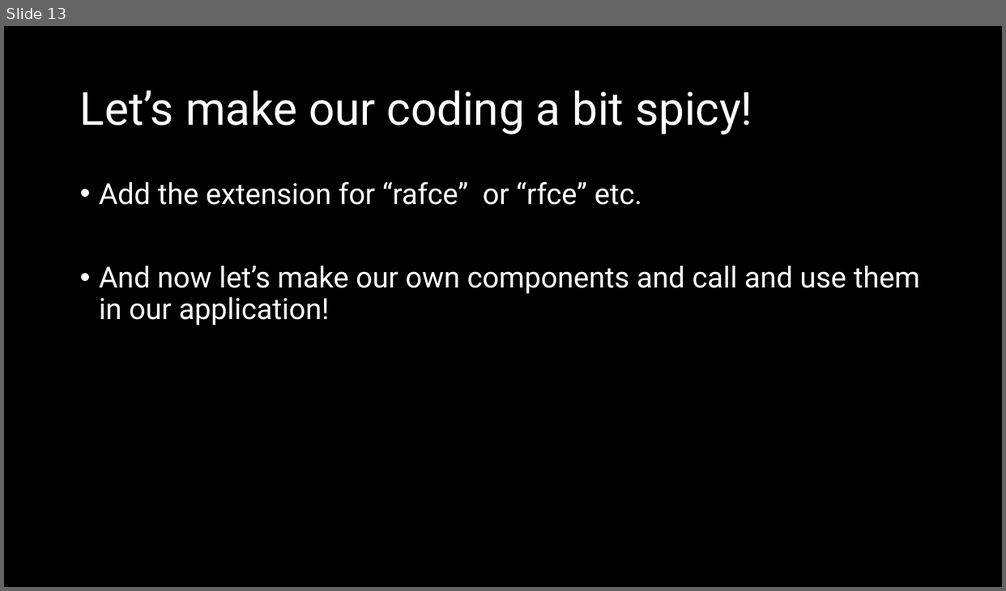
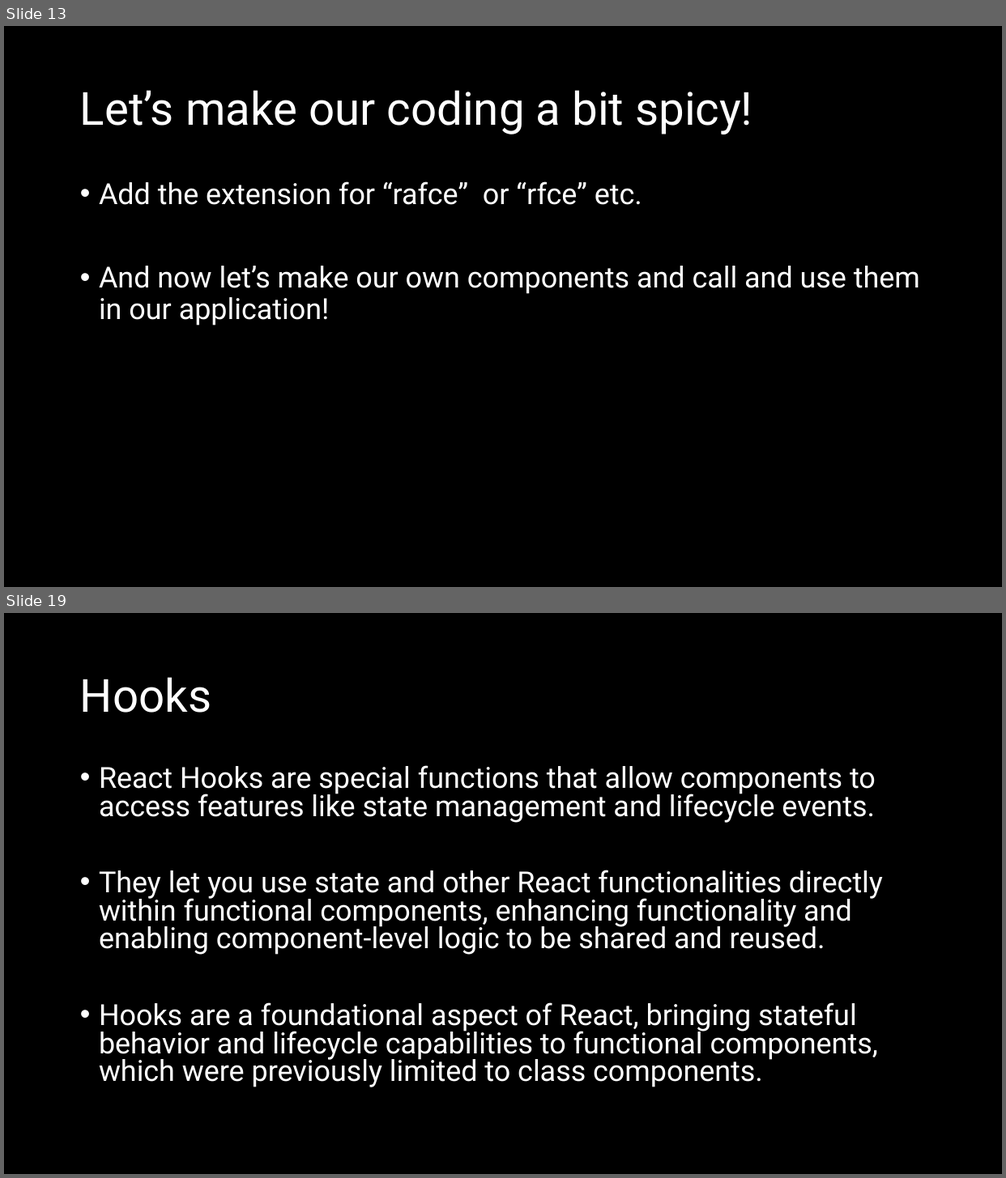
Before and after one commit to natiquekeyin/fall2024, a slide deck: JavaScript/Week10/Week10.pptx. Shown one above the other, each under a label of ours: slide 13 before the commit, slides 13 and 19 after it; the slides between them are not shown. The pictures are 1006x591 and 1006x1178 pixels, drawn with LibreOffice and Linux fonts; fonts in the diff are those of the drawing. Boxes give left, top, right and bottom in pixels: in the first picture for what was removed or moved away, otherwise in the second. Text is boxed around its words. In the diff, an @@ line names an element or a change of style, - is before the commit and + after.

```diff
--- a/JavaScript/Week10/Week10.pptx
+++ b/JavaScript/Week10/Week10.pptx
@@ slide 19 added at bbox=[4, 613, 1002, 1174], background #000000 @@
@@ title added at bbox=[80, 677, 211, 713], 44 pt, text #FFFFFF @@
+Hooks
@@ text added at bbox=[99, 765, 883, 1088], 28 pt, text #FFFFFF @@
+• React Hooks are special functions that allow components to access features like state management and lifecycle events.
+• They let you use state and other React functionalities directly within functional components, enhancing functionality and enabling component-level logic to be shared and reused.
+• Hooks are a foundational aspect of React, bringing stateful behavior and lifecycle capabilities to functional components, which were previously limited to class components.
```
Also in this commit, not shown: 1 slide changed, 11 other slides added.
